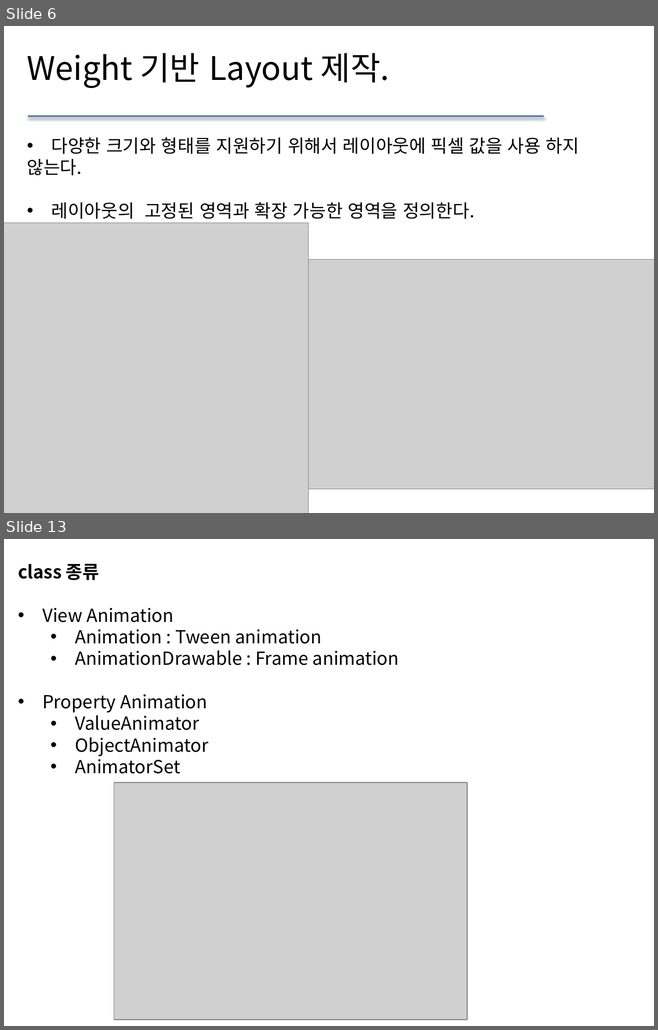
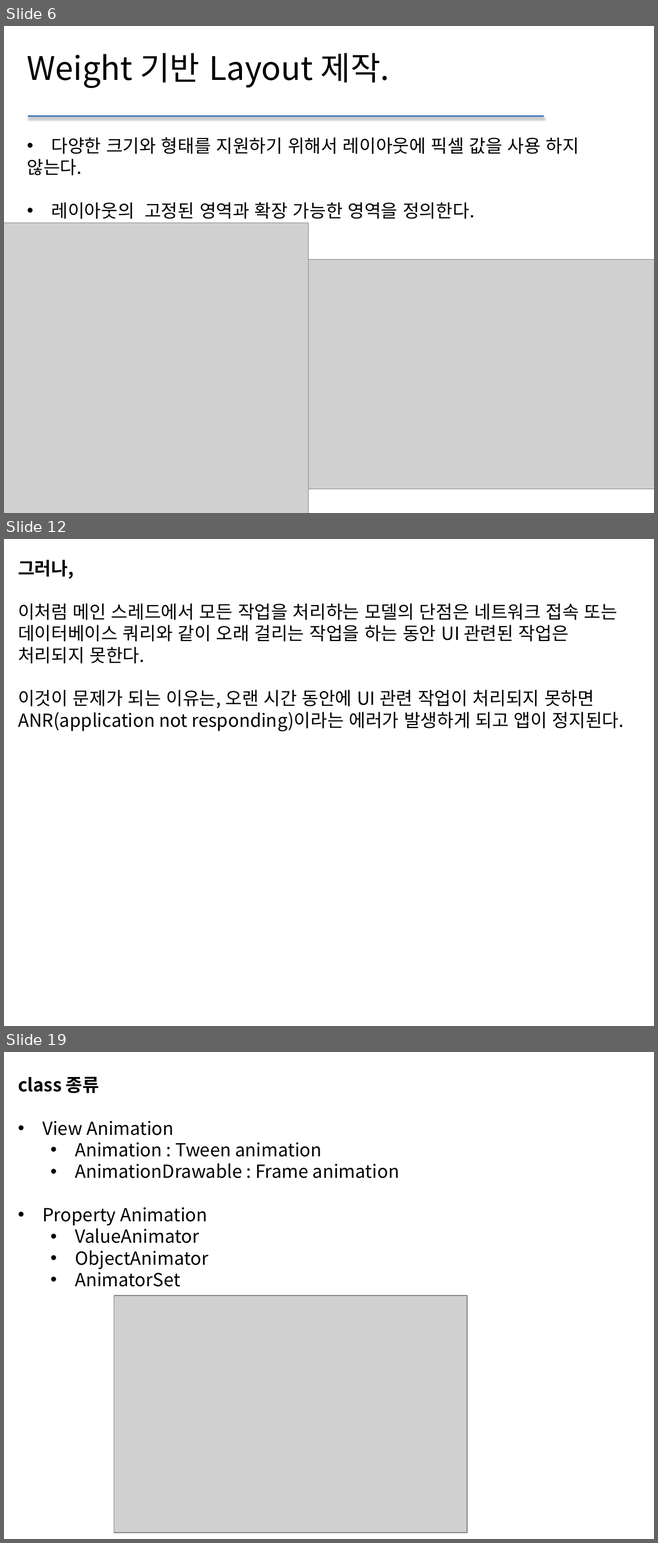
Before and after one commit to sc545/Beacon, a slide deck: 안드로이드 UI.pptx. Shown one above the other, each under a label of ours: slides 6 and 13 before the commit, slides 6, 12 and 19 after it; the slides between them are not shown. The pictures are 658x1030 and 658x1543 pixels, drawn with LibreOffice and Linux fonts; fonts in the diff are those of the drawing; grey boxes stand for pictures. Boxes give left, top, right and bottom in pixels: in the first picture for what was removed or moved away, otherwise in the second. Text is boxed around its words. In the diff, an @@ line names an element or a change of style, - is before the commit and + after.

```diff
--- a/안드로이드 UI.pptx
+++ b/안드로이드 UI.pptx
@@ slide 12 added at (x1=4, y1=539, x2=654, y2=1026), background #FFFFFF @@
@@ text added at (x1=18, y1=560, x2=624, y2=732), 20 pt, text #000000 @@
+그러나,
+이처럼 메인 스레드에서 모든 작업을 처리하는 모델의 단점은 네트워크 접속 또는 데이터베이스 쿼리와 같이 오래 걸리는 작업을 하는 동안 UI 관련된 작업은 처리되지 못한다.
+이것이 문제가 되는 이유는, 오랜 시간 동안에 UI 관련 작업이 처리되지 못하면 ANR(application not responding)이라는 에러가 발생하게 되고 앱이 정지된다.
@@ what was slide 13 is now slide 19 @@
```
Also in this commit, not shown: 8 slides changed, 5 other slides added, 17 slides removed, 17 other files.
